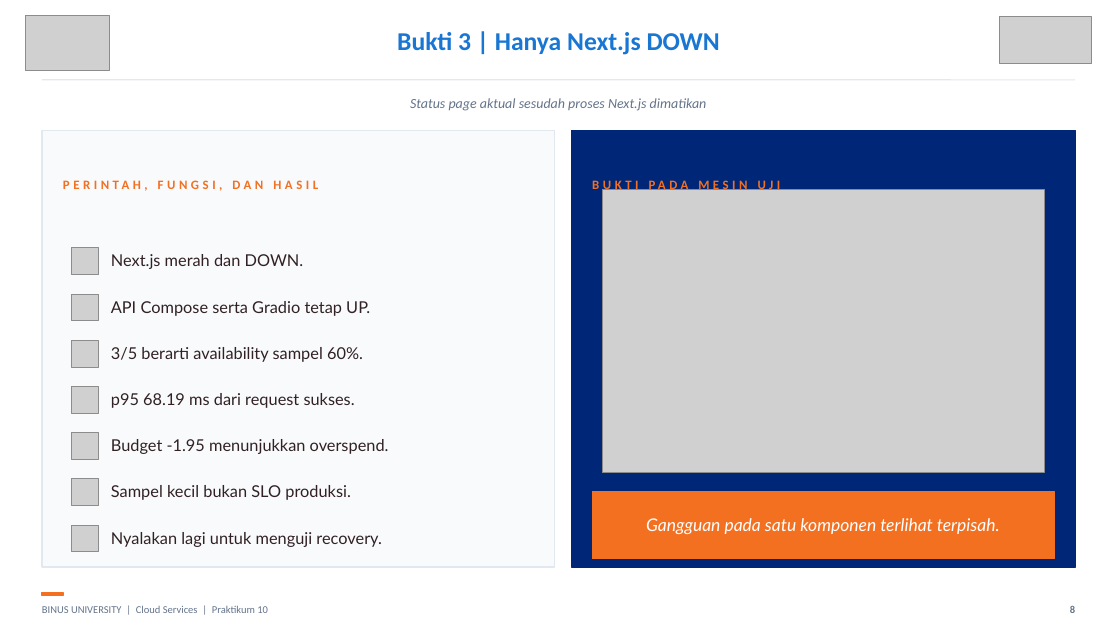
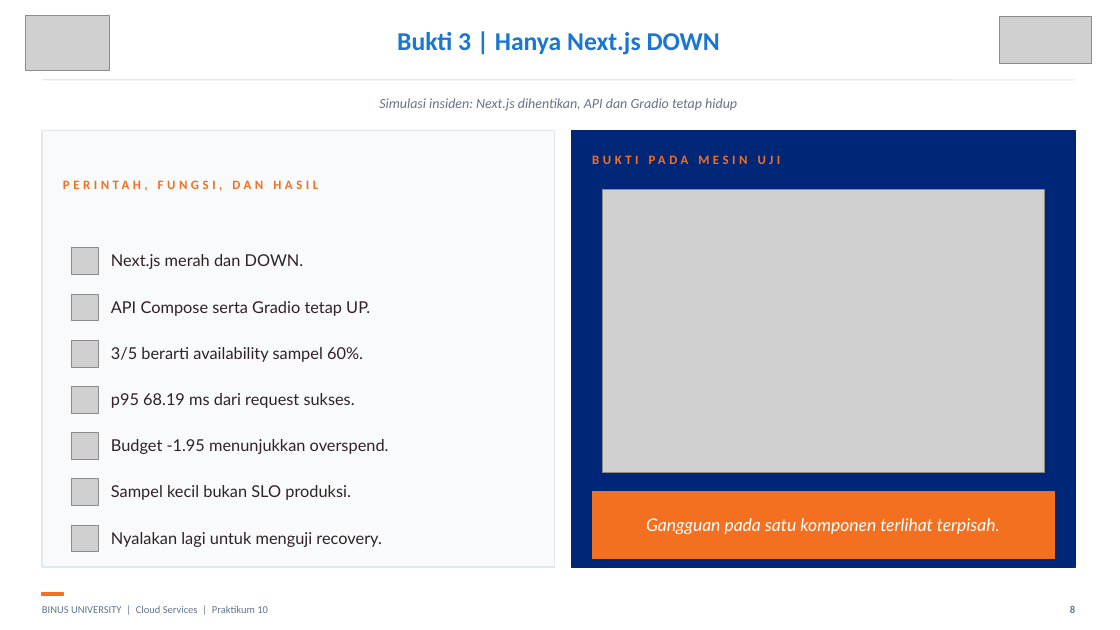
Before and after one commit to SeedFlora/meet10CloudService, a slide deck: slide 8 of slides/LAB10_Monitoring_Status_Bukti_Live.pptx. Drawn at 1120x630 pixels with LibreOffice and Linux fonts; fonts in the diff are those of the drawing; grey boxes stand for pictures. Boxes give left, top, right and bottom in pixels: in the first picture for what was removed or moved away, otherwise in the second. Text is boxed around its words. In the diff, an @@ line names an element or a change of style, - is before the commit and + after.

```diff
--- a/slides/LAB10_Monitoring_Status_Bukti_Live.pptx
+++ b/slides/LAB10_Monitoring_Status_Bukti_Live.pptx
@@ text "BUKTI PADA MESIN UJI" rewrapped from [592,147,1063,223] to [397,32,761,534] @@
@@ text at [379,98,737,111]: text changed @@
-Status page aktual sesudah proses Next.js dimatikan
+Simulasi insiden: Next.js dihentikan, API dan Gradio tetap hidup
```
Also in this commit, not shown: 4 other slides changed, 1 slide added, 7 other files.
